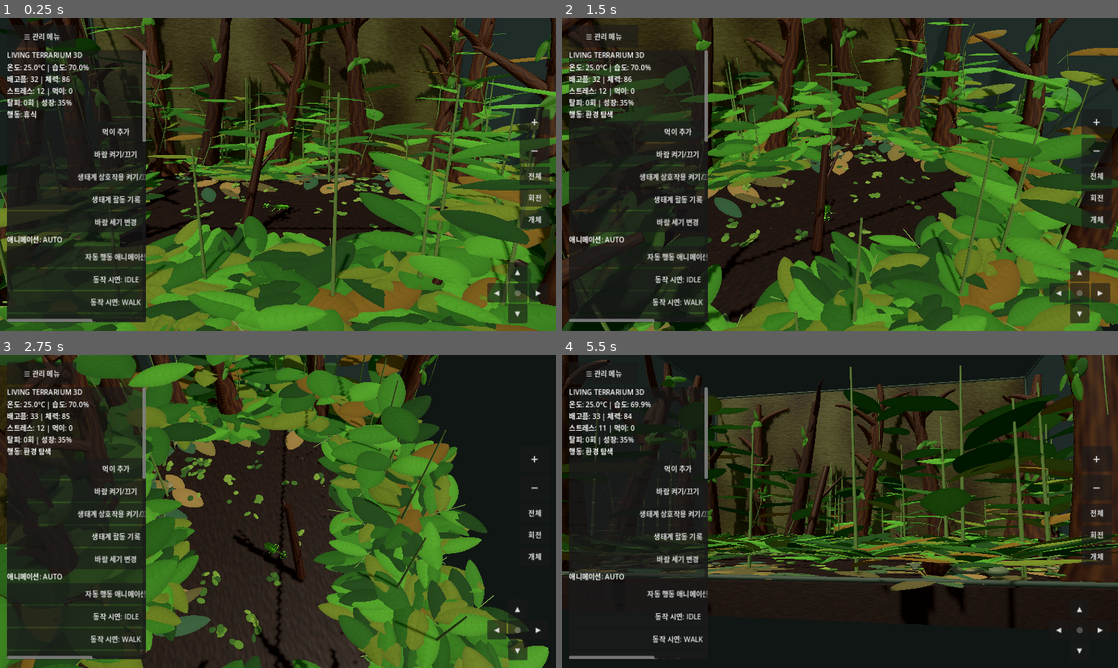
Above: before the commit, frames 1-4 (two rows, left to right).
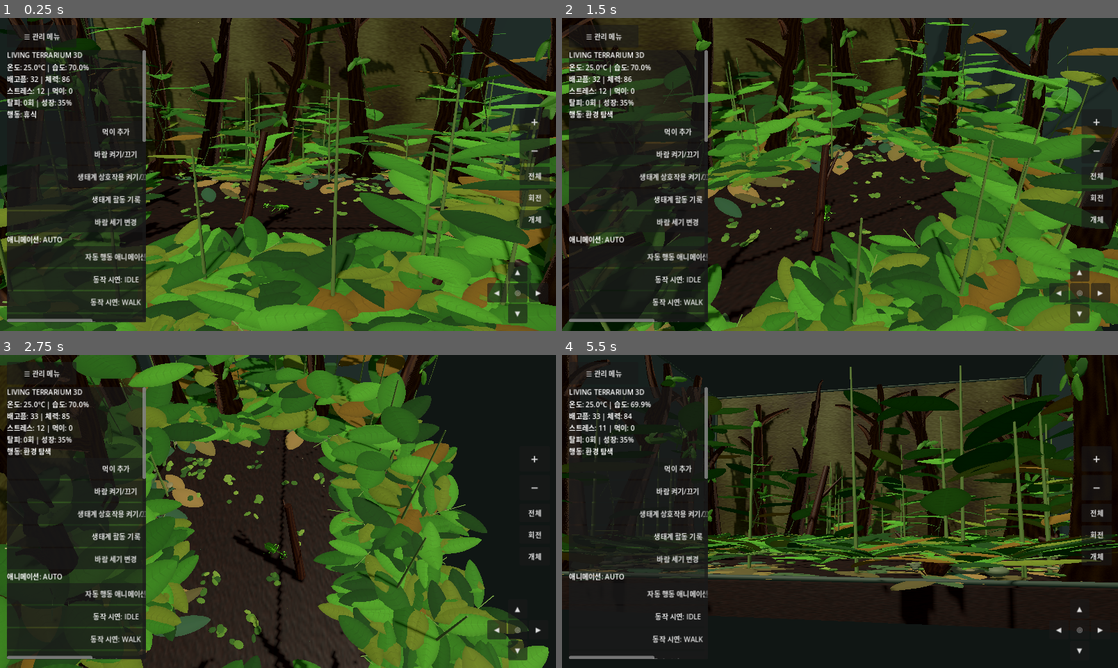
Above: after the commit, the same moments.

Repository: s5vrusg22-stack/LivingTerrarium
Game: Godot game, scene res://scenes/main.tscn
The game is run twice, just before and just after one commit, with the same random seed, the same clock (stepped at 60 frames per second) and the same inputs.
Inputs (mouse positions are in pixels of both pictures, inside the frame that each line leads up to):
- Up to frame 1 (0.25 s): no input
- Up to frame 2 (1.5 s): tap Enter at 0.5 s; move the mouse to (962, 158) at 0.52 s; hold D 0.53-1.25 s; click (962, 158) at 0.67 s; drag from (728, 190) to (812, 237) at 1.27 s
- Up to frame 3 (2.75 s): move the mouse to (333, 442) at 2.02 s; hold D from 2.03 s (still down)
- Up to frame 4 (5.5 s): release D at 2.75 s; drag from (812, 574) to (673, 464) at 2.77 s; move the mouse to (1006, 558) at 3.52 s; hold A 3.53-4.25 s; drag from (673, 464) to (756, 433) at 4.27 s; move the mouse to (867, 511) at 5.02 s; hold S from 5.03 s (still down); click (867, 511) at 5.17 s

The runs differ from the first frame. In frame 1, 8.0% of the frame differs, in the area x 0-100%, y 0-92%; in frame 2, 6.6%; in frame 3, 1.8%; in frame 4, 8.1%, in the area x 0-100%, y 0-73%.

Commit message:
Fix visibility of curved wood and vine meshes

Diff:
--- a/scripts/main.gd
+++ b/scripts/main.gd
@@ -404,11 +404,11 @@
             var c := (ring + 1) * sides + next_side
             var d := (ring + 1) * sides + side
             indices.append(a)
+            indices.append(b)
             indices.append(c)
-            indices.append(b)
             indices.append(a)
+            indices.append(c)
             indices.append(d)
-            indices.append(c)
     var arrays := []
     arrays.resize(Mesh.ARRAY_MAX)
     arrays[Mesh.ARRAY_VERTEX] = vertices
@@ -419,6 +419,7 @@
     tube_mesh.add_surface_from_arrays(Mesh.PRIMITIVE_TRIANGLES, arrays)
     var item := MeshInstance3D.new()
     item.mesh = tube_mesh
+    mat.cull_mode = BaseMaterial3D.CULL_DISABLED
     item.material_override = mat
     item.position = Vector3.ZERO
     parent.add_child(item)
